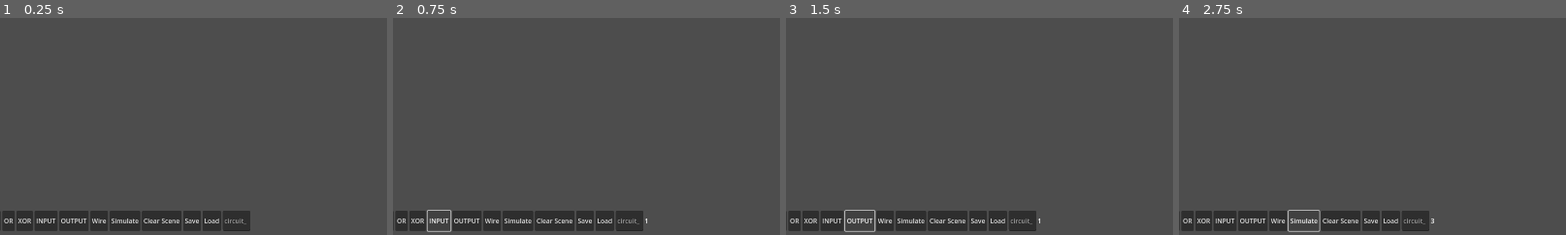
Above: before the commit, frames 1-4 (left to right).
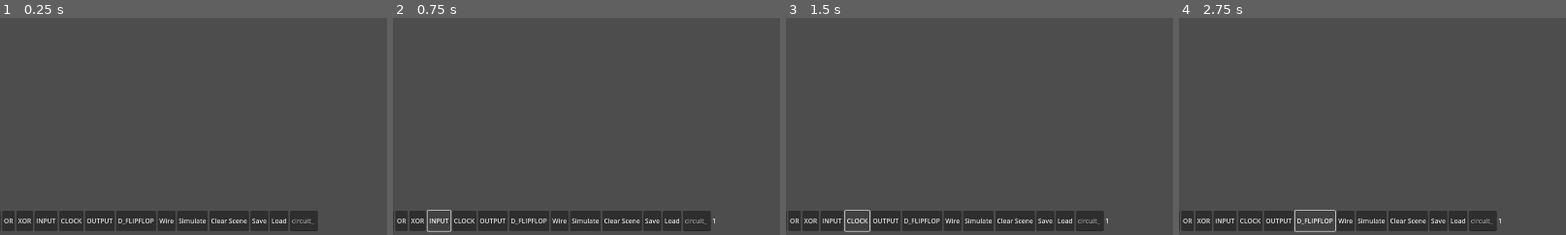
Above: after the commit, the same moments.

Repository: rbessin/Signal-Relay
Game: Godot game, scene res://scenes/main.tscn
Two runs of this game, one before a commit and one after it. Both use one fixed random seed, a clock stepped at 60 frames per second and the inputs below.
Inputs (mouse positions are % of the whole screen's width and height, from its top left):
- Up to frame 1 (0.25 s): no input
- Up to frame 2 (0.75 s): click "INPUT" at 0.5 s
- Up to frame 3 (1.5 s): click (23, 97) at 1.25 s, where only the run after the commit has a clickable "CLOCK"
- Up to frame 4 (2.75 s): click (31, 97) at 2 s, where only the run after the commit has a clickable "D_FLIPFLOP"
The pictures show only the part of the screen within x 14-64%, y 50-100%; the shares and areas given below are measured in that part.

The runs differ from the first frame. In frame 1, 2.4% of the frame differs, in the area x 16-83%, y 88-99%; in frame 2, 2.4%; in frame 3, 2.5%; in frame 4, 2.5%, in the area x 16-84%, y 88-99%.

Commit message:
added clock and d_flipflop gates

Diff:
--- a/scenes/main.tscn
+++ b/scenes/main.tscn
@@ -51,9 +51,17 @@
 layout_mode = 2
 text = "INPUT"
 
+[node name="CLOCKButton" type="Button" parent="UI/Toolbar"]
+layout_mode = 2
+text = "CLOCK"
+
 [node name="OUTPUTButton" type="Button" parent="UI/Toolbar"]
 layout_mode = 2
 text = "OUTPUT"
+
+[node name="D_FLIPFLOPButton" type="Button" parent="UI/Toolbar"]
+layout_mode = 2
+text = "D_FLIPFLOP"
 
 [node name="Wire" type="Button" parent="UI/Toolbar"]
 layout_mode = 2
@@ -90,7 +98,9 @@
 [connection signal="pressed" from="UI/Toolbar/ORButton" to="." method="select_place" binds= ["OR"]]
 [connection signal="pressed" from="UI/Toolbar/XORButton" to="." method="select_place" binds= ["XOR"]]
 [connection signal="pressed" from="UI/Toolbar/INPUTButton" to="." method="select_place" binds= ["INPUT"]]
+[connection signal="pressed" from="UI/Toolbar/CLOCKButton" to="." method="select_place" binds= ["CLOCK"]]
 [connection signal="pressed" from="UI/Toolbar/OUTPUTButton" to="." method="select_place" binds= ["OUTPUT"]]
+[connection signal="pressed" from="UI/Toolbar/D_FLIPFLOPButton" to="." method="select_place" binds= ["D_FLIPFLOP"]]
 [connection signal="pressed" from="UI/Toolbar/Wire" to="." method="select_wire"]
 [connection signal="pressed" from="UI/Toolbar/Simulate" to="." method="select_simulate"]
 [connection signal="pressed" from="UI/Toolbar/Clear Scene" to="." method="_empty_circuit"]
--- /dev/null
+++ b/scenes/ui/clock.tscn
@@ -0,0 +1,6 @@
+[gd_scene load_steps=2 format=3 uid="uid://dmryoshsd06av"]
+
+[ext_resource type="Script" uid="uid://d0wf5m6vvm8a6" path="res://scripts/ui/clock.gd" id="1_ic7of"]
+
+[node name="Clock" type="Node2D"]
+script = ExtResource("1_ic7of")
--- /dev/null
+++ b/scenes/ui/d_flipflop.tscn
@@ -0,0 +1,6 @@
+[gd_scene load_steps=2 format=3 uid="uid://bxs57so4lbbkk"]
+
+[ext_resource type="Script" uid="uid://cj8a0qasfuxe8" path="res://scripts/ui/d_flipflop.gd" id="1_28qyy"]
+
+[node name="D_Flipflop" type="Node2D"]
+script = ExtResource("1_28qyy")
--- a/scripts/main.gd
+++ b/scripts/main.gd
@@ -22,6 +22,8 @@
 	"XOR": preload("res://scenes/gates/xor_gate.tscn"),
 	"INPUT": preload("res://scenes/ui/input.tscn"),
 	"OUTPUT": preload("res://scenes/ui/output_display.tscn"),
+	"CLOCK": preload("res://scenes/ui/clock.tscn"),
+	"D_FLIPFLOP": preload("res://scenes/ui/d_flipflop.tscn"),
 }
 var gate_to_place: PackedScene = null # Which gate type to place
 var gate_type_to_place: String = ""
@@ -237,7 +239,8 @@
 func _enter_wire():
 	pass
 func _enter_simulate():
-	pass
+	for gate in gates:
+		if gate.type == "CLOCK": gate.start_clock()
 
 # Exit mode
 func _exit_select():
@@ -252,7 +255,8 @@
 	is_creating_wire = false
 	wire_start_pin = null
 func _exit_simulate():
-	pass
+	for gate in gates:
+		if gate.type == "CLOCK": gate.stop_clock()
 
 # Set mode by exiting old mode and entering new mode
 func _set_mode(new_mode: Mode, gate_name: String = ''):
@@ -300,6 +304,8 @@
 	_on_load_button_pressed()
 
 func _load_circuit(circuit_name):
+	_empty_circuit()
+
 	var circuit_dict = CircuitSerializer.load_from_json(circuit_name)
 	if circuit_dict == null: return
 	var gates_by_uid: Dictionary = {}
--- /dev/null
+++ b/scripts/ui/clock.gd
@@ -0,0 +1,41 @@
+extends Gate
+
+var tick_rate: float
+@onready var timer: Timer
+
+# Called when the node enters the scene tree for the first time.
+func _ready():
+	type = "CLOCK"
+	num_inputs = 0
+	output_value = false
+	color = Color.GRAY
+	super._ready()
+
+	timer = Timer.new()
+	add_child(timer)
+	timer.wait_time = tick_rate
+	timer.timeout.connect(toggle)
+
+func toggle():
+	output_value = !output_value
+	update_visual()
+	write_output_to_pin()
+	propagate_to_wires()
+
+func start_clock():
+	output_value = false
+	update_visual()
+	write_output_to_pin()
+	propagate_to_wires()
+	timer.start()
+
+func stop_clock():
+	timer.stop()
+	output_value = false
+	update_visual()
+	write_output_to_pin()
+	propagate_to_wires()
+
+func update_visual():
+	if output_value: color_rect.color = Color.YELLOW
+	else: color_rect.color = Color.GRAY
--- /dev/null
+++ b/scripts/ui/d_flipflop.gd
@@ -0,0 +1,17 @@
+extends Gate
+
+var previous_clock_state: bool = false
+
+# Called when the node enters the scene tree for the first time.
+func _ready():
+	type = "D_FLIPFLOP"
+	num_inputs = 2
+	input_values = [false, false]
+	output_value = false
+	color = Color.PURPLE
+	super._ready()
+
+func evaluate() -> void:
+	if previous_clock_state == false and input_values[1] == true:
+		output_value = input_values[0]
+	previous_clock_state = input_values[1]
--- a/scripts/ui/input.gd
+++ b/scripts/ui/input.gd
@@ -15,7 +15,5 @@
 	propagate_to_wires()
 
 func update_visual():
-	if output_value:
-		color_rect.color = Color.YELLOW
-	else:
-		color_rect.color = Color.GRAY
+	if output_value: color_rect.color = Color.YELLOW
+	else: color_rect.color = Color.GRAY
Not shown, added: scripts/ui/clock.gd.uid
Not shown, added: scripts/ui/d_flipflop.gd.uid
